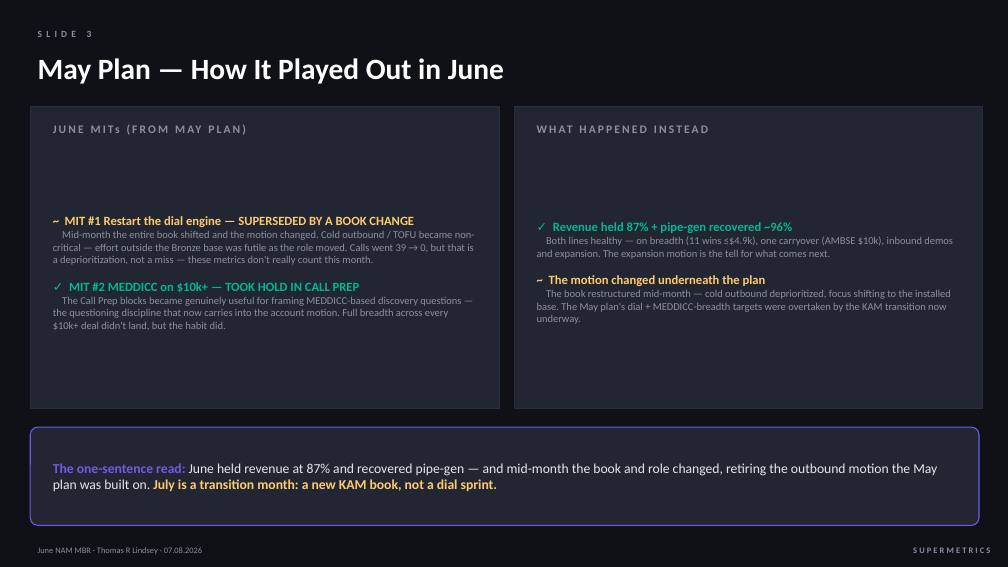
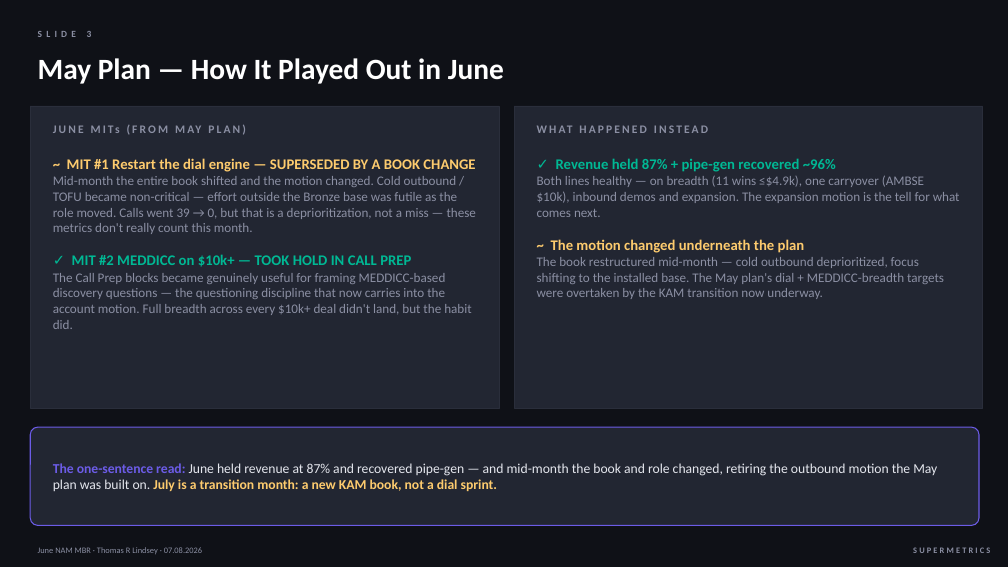
Before and after one commit to thommi2phones/Sales-Coach, a slide deck: slide 3 of June_2026_NAM_MBR.pptx. Drawn at 1008x567 pixels with LibreOffice and Linux fonts; fonts in the diff are those of the drawing. Boxes give left, top, right and bottom in pixels: in the first picture for what was removed or moved away, otherwise in the second. Text is boxed around its words. In the diff, an @@ line names an element or a change of style, - is before the commit and + after.

```diff
--- a/June_2026_NAM_MBR.pptx
+++ b/June_2026_NAM_MBR.pptx
@@ text "~ MIT #1 Restart the ...": place and size @@
-text "~ MIT #1 Restart the ..." at box(53, 216, 475, 330)
+text "~ MIT #1 Restart the ..." at box(53, 158, 476, 329)
@@ text "~ MIT #1 Restart the ..." at box(53, 158, 476, 329): size 12 to 14 pt in "~ MIT #1 Restart the dial engine ..."; size 10 to 12.5 pt in "Mid-month the entire book shifted and the ..."; vertical alignment middle to top @@
@@ text "✓ Revenue held 87% + ...": place and size @@
-text "✓ Revenue held 87% + ..." at box(537, 222, 953, 324)
+text "✓ Revenue held 87% + ..." at box(537, 158, 960, 299)
@@ text "✓ Revenue held 87% + ..." at box(537, 158, 960, 299): size 12 to 14 pt in "✓ Revenue held 87% + pipe-gen recovered ..."; size 10 to 12.5 pt in "Both lines healthy — on breadth (11 ..."; vertical alignment middle to top @@
```
Also in this commit, not shown: 6 other slides changed, 1 other file.
